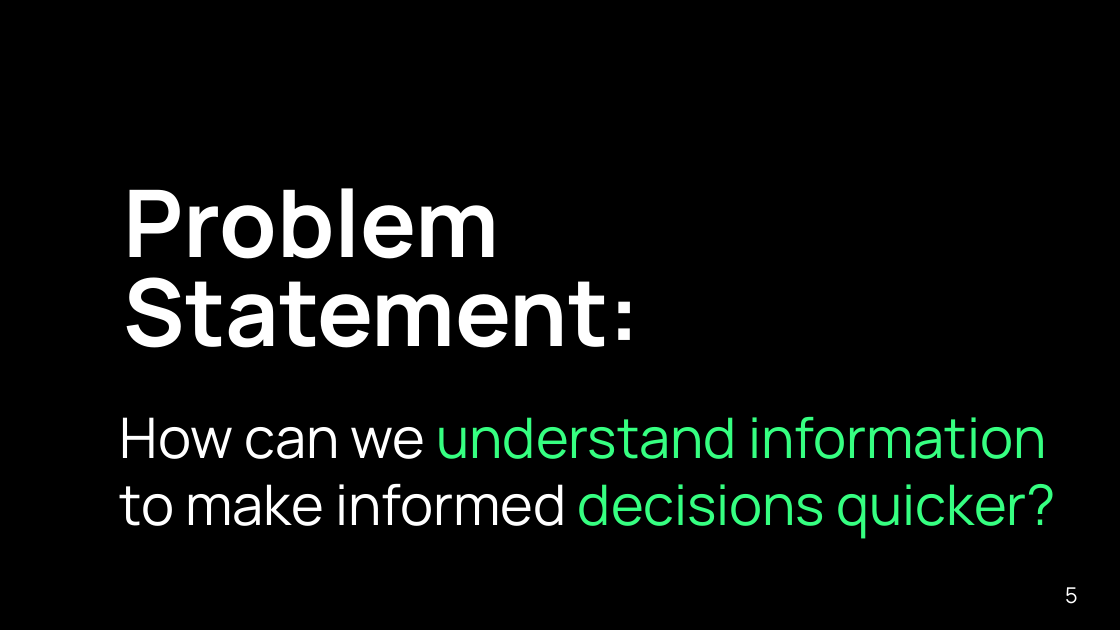
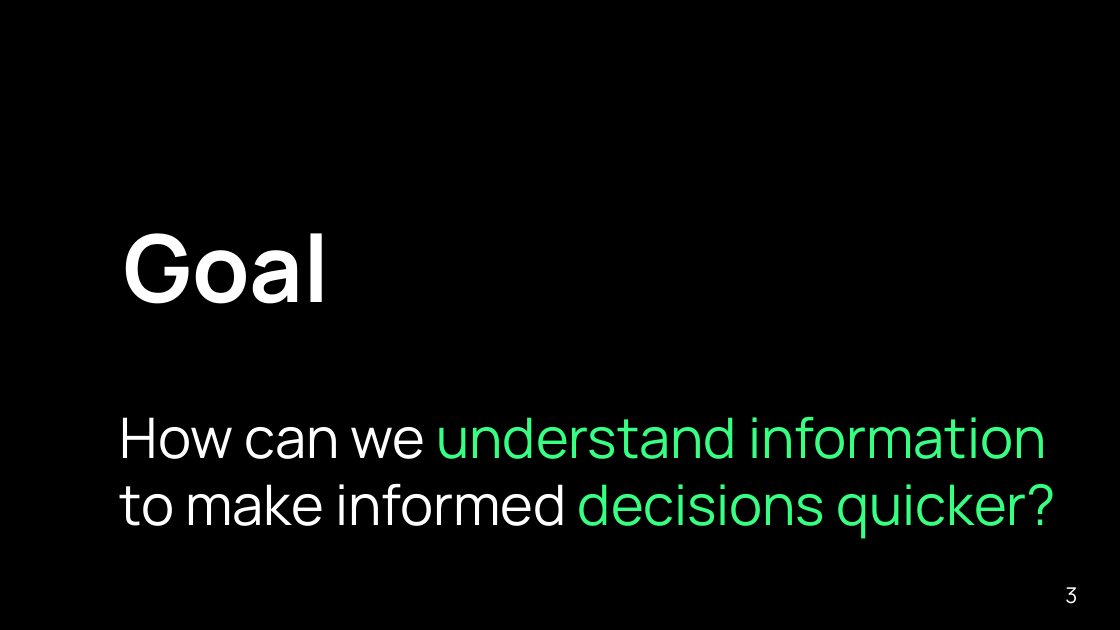
Before and after one commit to ggreen/real-time-AI-ML-event-streaming, a slide deck: slide 3 of docs/conferences/afrotech-realtime-ai-2024.pptx (slide 5 before the commit). Drawn at 1120x630 pixels with LibreOffice and Linux fonts; fonts in the diff are those of the drawing; background and template pictures are left out. Boxes give left, top, right and bottom in pixels: in the first picture for what was removed or moved away, otherwise in the second. Text is boxed around its words. In the diff, an @@ line names an element or a change of style, - is before the commit and + after.

```diff
--- a/docs/conferences/afrotech-realtime-ai-2024.pptx
+++ b/docs/conferences/afrotech-realtime-ai-2024.pptx
@@ text at <box>124,233,330,304</box>: text changed @@
-Problem Statement:
+Goal
@@ page number at <box>1065,587,1077,604</box>: text changed @@
-5
+3
```
Also in this commit, not shown: 18 slides added, 2 slides removed, 10 other files.
